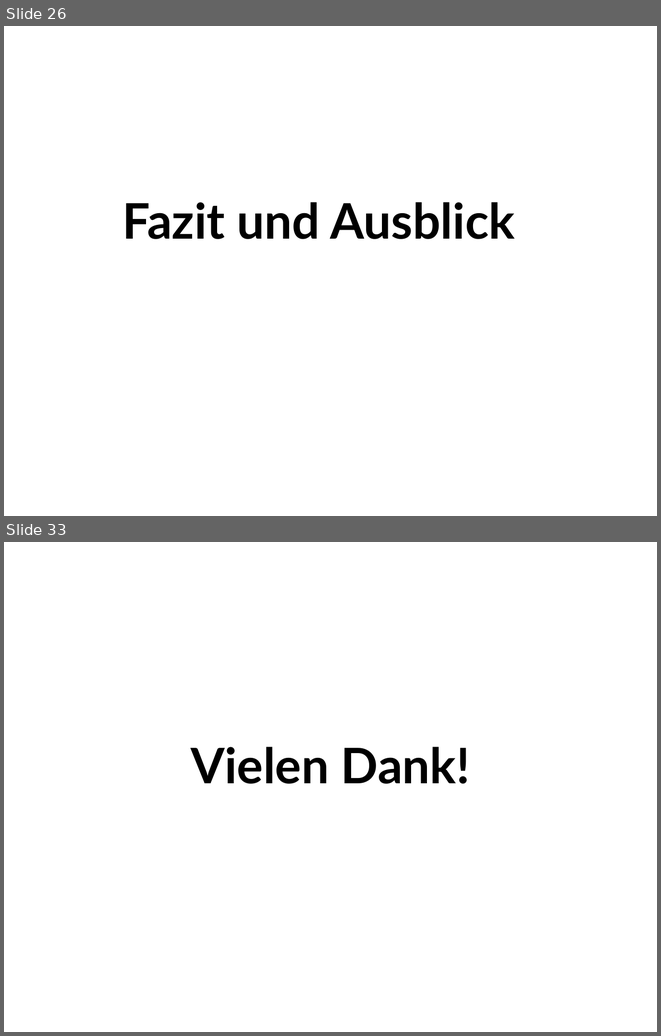
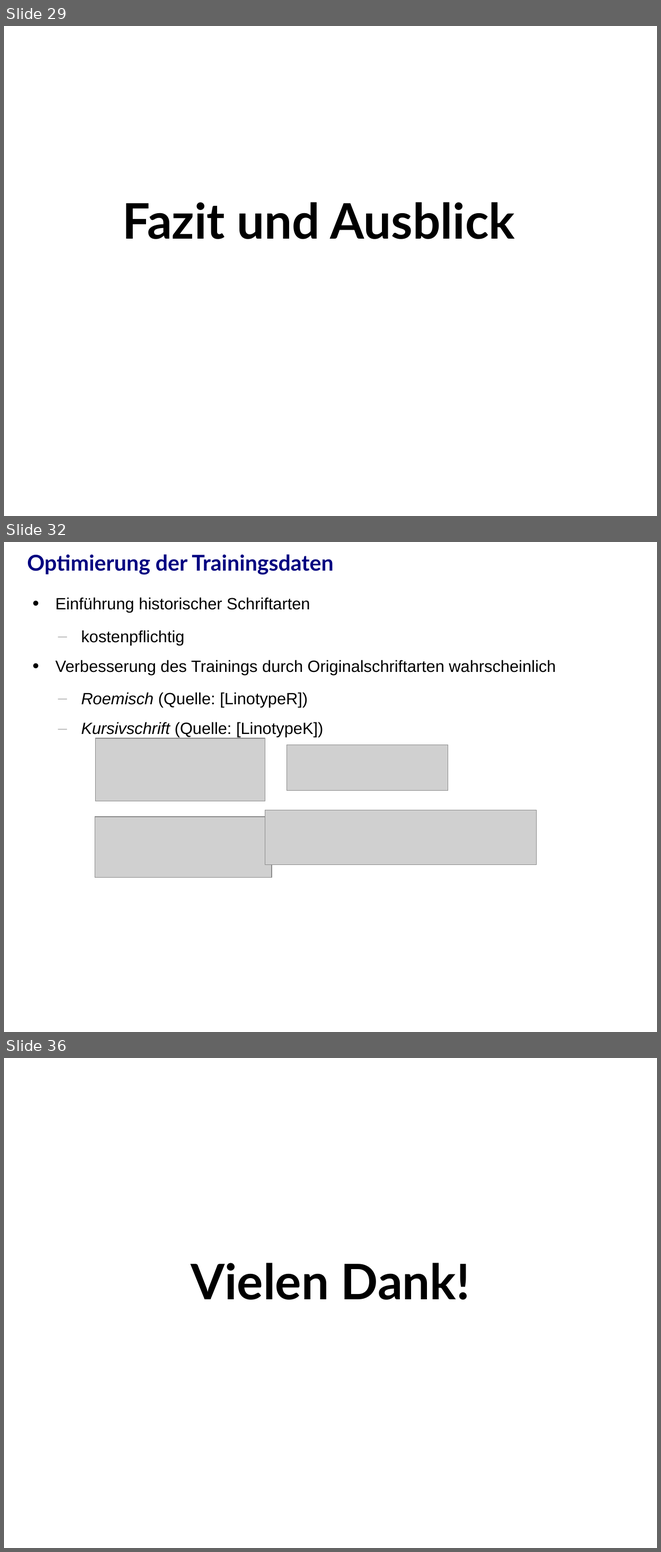
Before and after one commit to j-stephan/d960, a slide deck: presentation/presentation.odp. Shown one above the other, each under a label of ours: slides 26 and 33 before the commit, slides 29, 32 and 36 after it; the slides between them are not shown. The pictures are 661x1036 and 661x1552 pixels, drawn with LibreOffice and Linux fonts; fonts in the diff are those of the drawing; grey boxes stand for pictures; background and template pictures are left out. Boxes give left, top, right and bottom in pixels: in the first picture for what was removed or moved away, otherwise in the second. Text is boxed around its words. In the diff, an @@ line names an element or a change of style, - is before the commit and + after.

```diff
--- a/presentation/presentation.odp
+++ b/presentation/presentation.odp
@@ slide 32 added at (x1=4, y1=542, x2=657, y2=1032), background #FFFFFF @@
@@ title added at (x1=27, y1=554, x2=333, y2=575), 24 pt, text #000080, bold @@
+Optimierung der Trainingsdaten
@@ text added at (x1=55, y1=597, x2=556, y2=737), 18 pt, text #000000 @@
+• Einführung historischer Schriftarten
+  – kostenpflichtig
+• Verbesserung des Trainings durch Originalschriftarten wahrscheinlich
+  – Roemisch (Quelle: [LinotypeR])
+  – Kursivschrift (Quelle: [LinotypeK])
@@ picture added at (x1=95, y1=738, x2=265, y2=801) @@
@@ picture added at (x1=286, y1=744, x2=448, y2=790) @@
@@ picture added at (x1=265, y1=810, x2=536, y2=864) @@
@@ picture added at (x1=95, y1=816, x2=272, y2=877) @@
@@ what was slide 26 is now slide 29 @@
@@ what was slide 33 is now slide 36 @@
```
Also in this commit, not shown: 15 slides changed, 6 other slides added, 4 slides removed, 1 other file.
